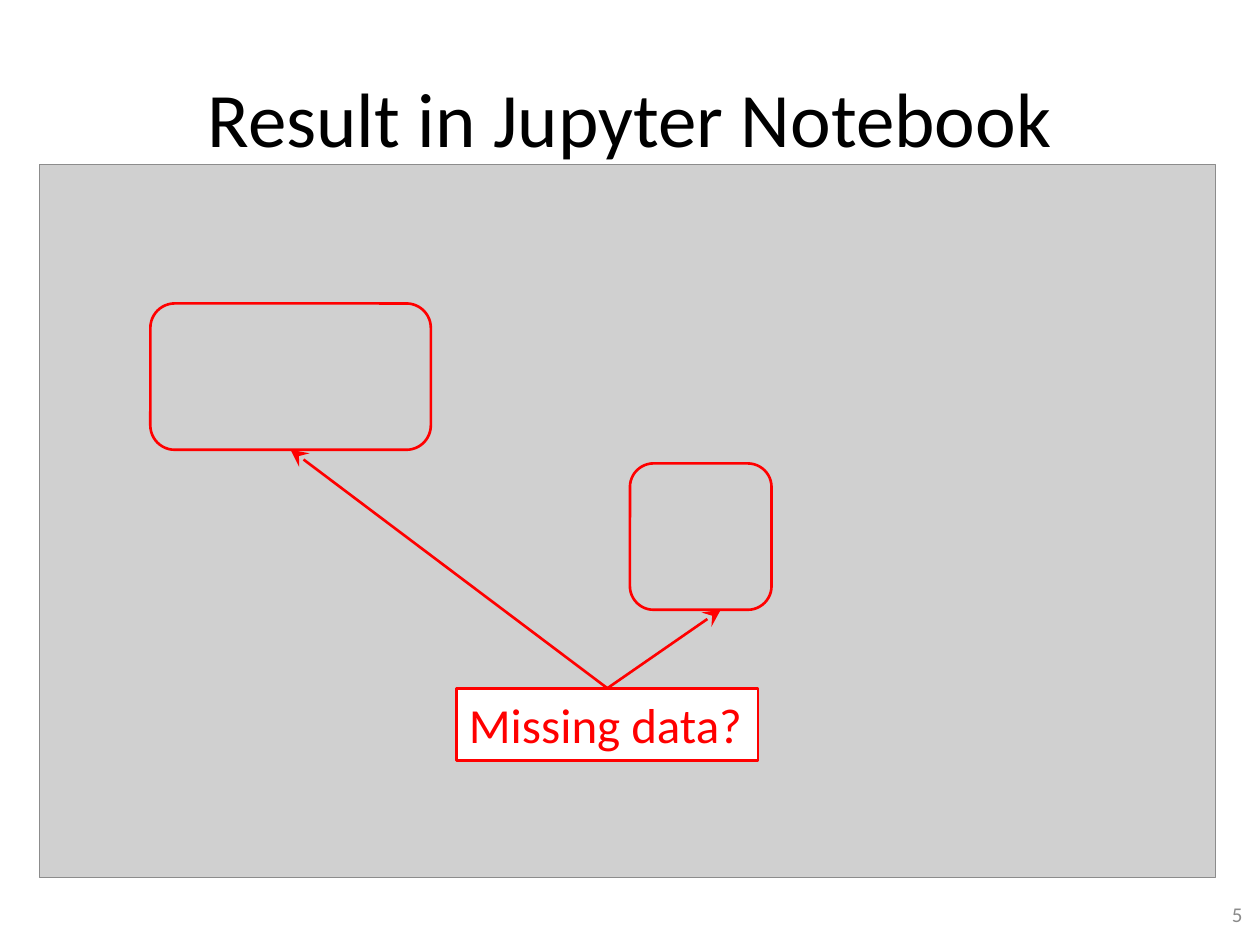
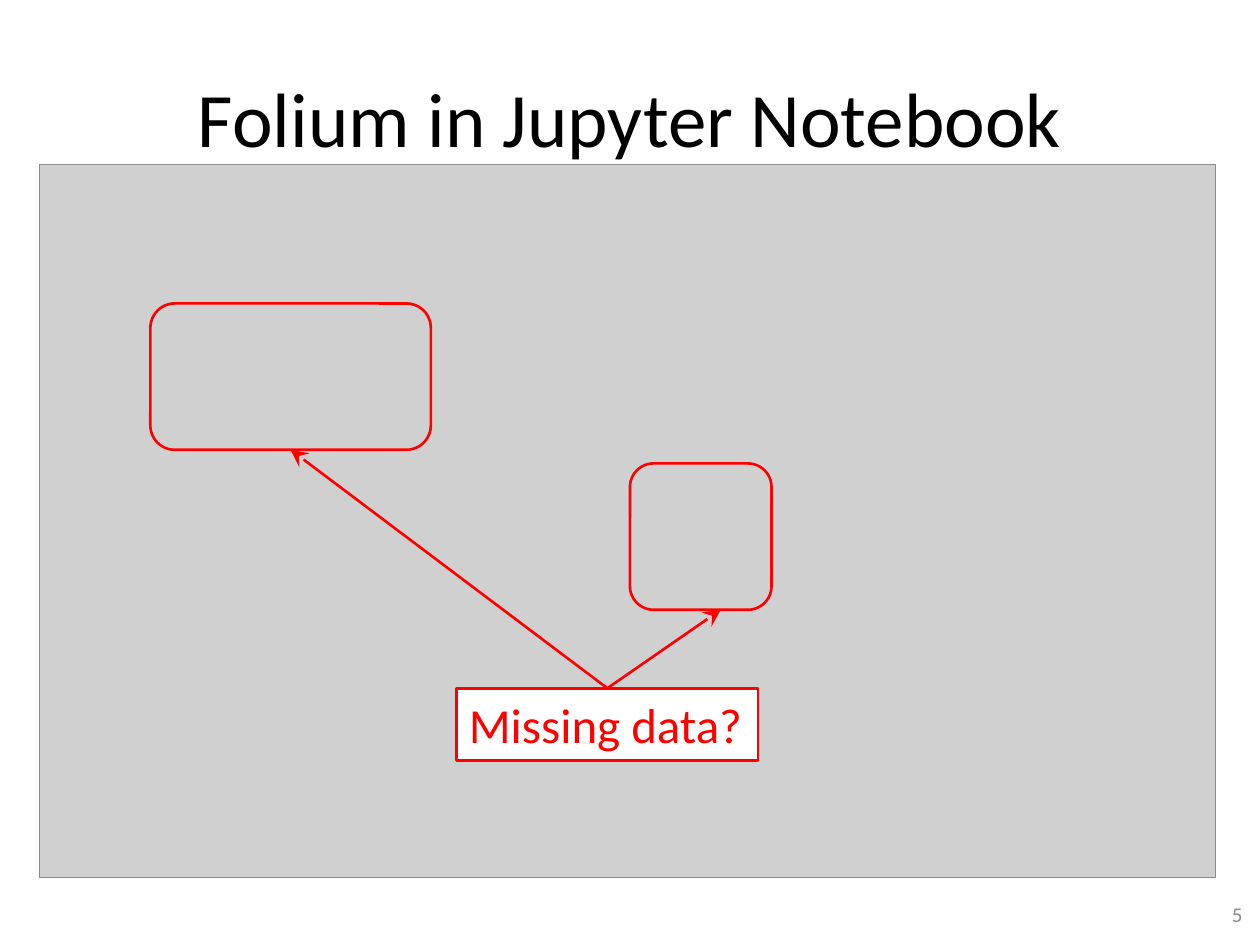
Before and after one commit to gjbex/training-material, a slide deck: slide 5 of Python/python_gis.pptx. Drawn at 1260x945 pixels with LibreOffice and Linux fonts; fonts in the diff are those of the drawing; grey boxes stand for pictures. Boxes give left, top, right and bottom in pixels: in the first picture for what was removed or moved away, otherwise in the second. Text is boxed around its words. In the diff, an @@ line names an element or a change of style, - is before the commit and + after.

```diff
--- a/Python/python_gis.pptx
+++ b/Python/python_gis.pptx
@@ title at (x1=198, y1=93, x2=1061, y2=165): text changed @@
-Result in Jupyter Notebook
+Folium in Jupyter Notebook
```
Also in this commit, not shown: 2 slides added.
